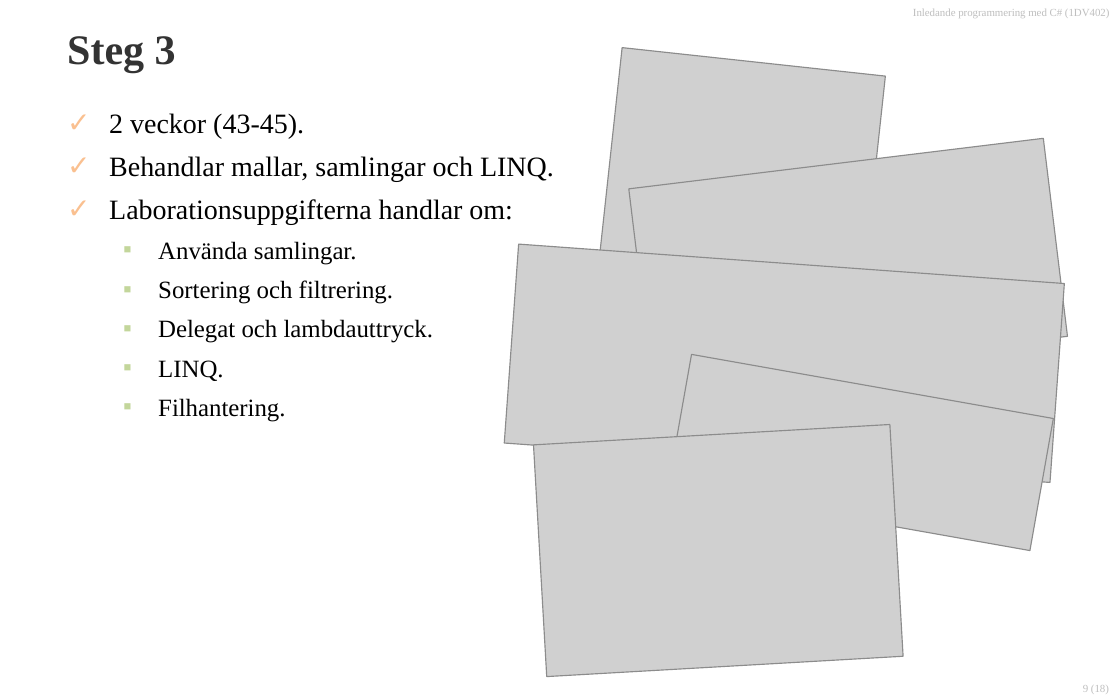
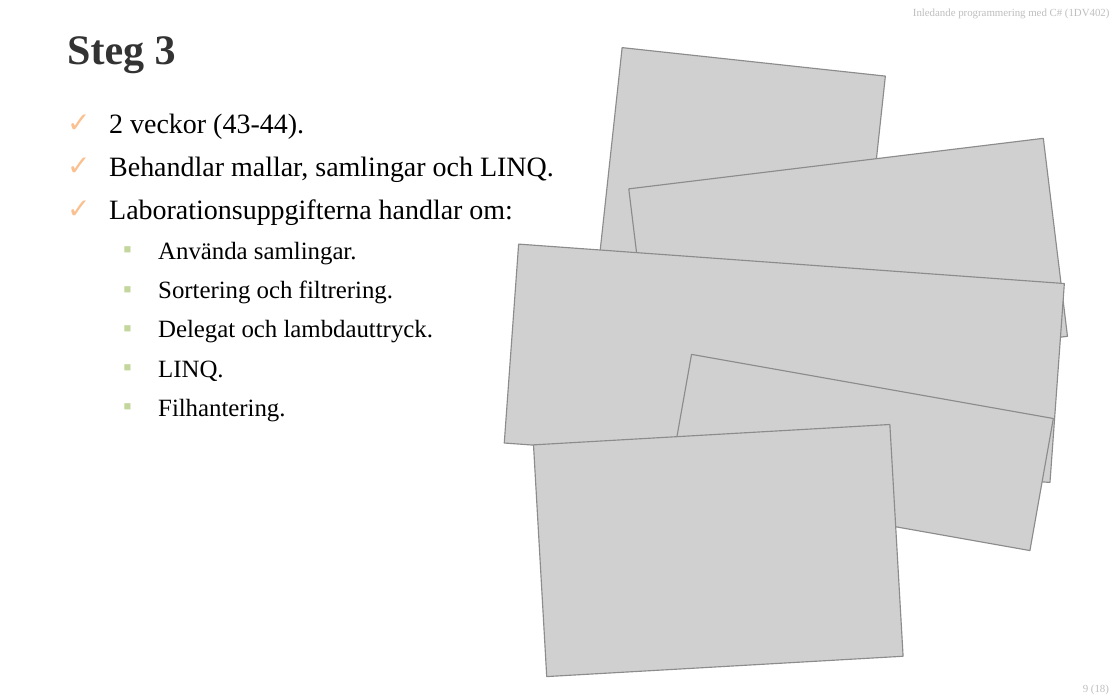
Before and after one commit to 1dv402/kursmaterial, a slide deck: slide 9 of Presentationsmaterial/Dokument/1.0 Introduktion, 2014-2015 lp1.pptx. Drawn at 1120x700 pixels with LibreOffice and Linux fonts; fonts in the diff are those of the drawing; grey boxes stand for pictures; background and template pictures are left out. Boxes give left, top, right and bottom in pixels: in the first picture for what was removed or moved away, otherwise in the second. Text is boxed around its words. In the diff, an @@ line names an element or a change of style, - is before the commit and + after.

```diff
--- a/Presentationsmaterial/Dokument/1.0 Introduktion, 2014-2015 lp1.pptx
+++ b/Presentationsmaterial/Dokument/1.0 Introduktion, 2014-2015 lp1.pptx
@@ text at [109,113,304,139]: text changed @@
-✓ 2 veckor (43-45).
+✓ 2 veckor (43-44).
```
Also in this commit, not shown: 2 other slides changed, 3 other files.
